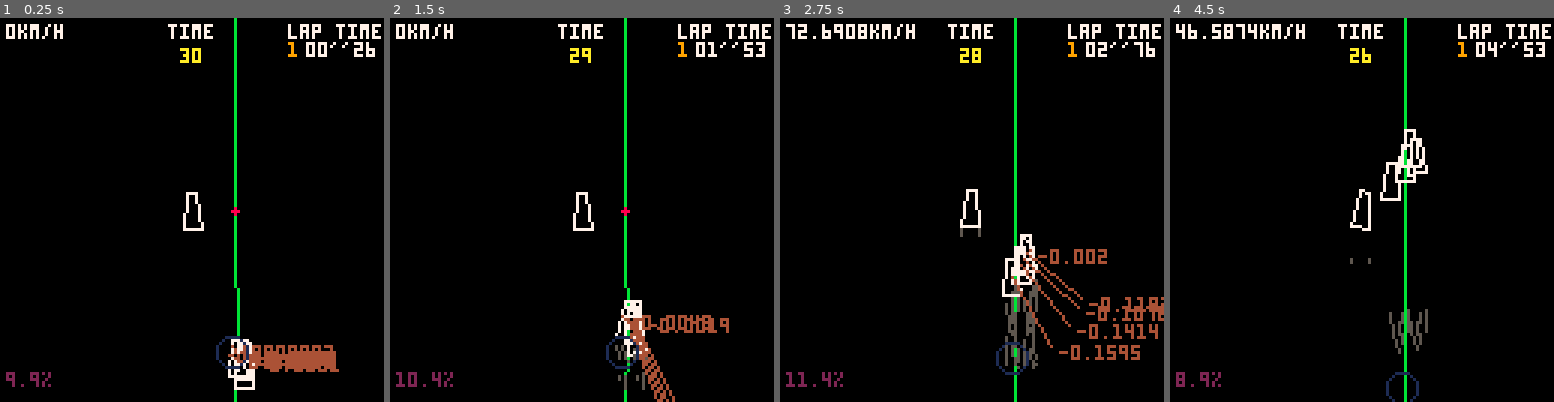
Above: before the commit, frames 1-4 (left to right).
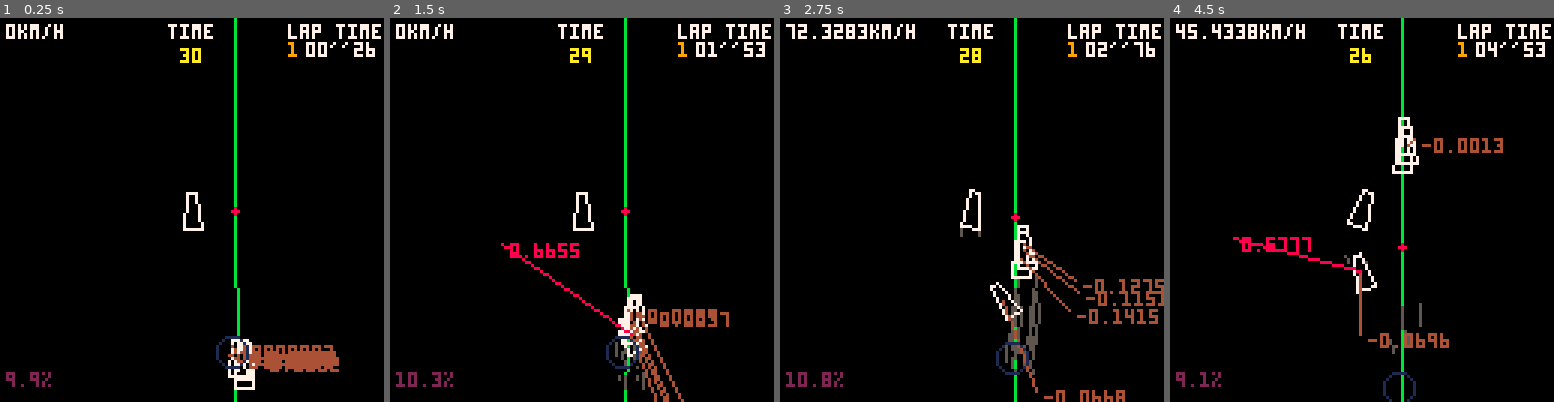
Above: after the commit, the same moments.

Repository: freds72/virtua-on
Game: PICO-8 cartridge carts/physics.p8
Same seed, same stepped clock (60 frames per second), same inputs: the game is played once before the commit and once after it.
Inputs:
- Up to frame 1 (0.25 s): no input
- Up to frame 2 (1.5 s): no input
- Up to frame 3 (2.75 s): hold Right 1.6-2.1 s; hold Up 2.15-2.42 s; hold Right from 2.47 s (still down)
- Up to frame 4 (4.5 s): release Right at 3.03 s; hold Left 3.08-3.58 s; hold Right from 4.02 s (still down)

The runs differ from the first frame. In frame 1, less than 0.1% of the frame differs, in the area x 86-89%, y 88-92%; in frame 2, 2.4%; in frame 3, 5.1%, in the area x 4-100%, y 1-100%; in frame 4, 4.8%.

Commit message:
minor changes to tracks

Diff:
--- a/carts/physics.p8
+++ b/carts/physics.p8
@@ -623,7 +623,7 @@
 
 			-- apply some damping
 			angularv*=0.86
-			v_scale(velocity,0.97)
+			v_scale(velocity,lerp(0.97,0.8,min(sliding_t,30)/30))
 			-- some friction
 			-- v_add(velocity,velocity,-0.02*v_dot(velocity,velocity))
 		end,
@@ -674,7 +674,7 @@
 
 			v_scale(fwd,rpm*sr)
 
-			self:apply_force_and_torque(fwd,-steering_angle*lerp(0,0.1,rpm/max_rpm))
+			self:apply_force_and_torque(fwd,-steering_angle*lerp(0,0.25,rpm/max_rpm))
 
 			-- rear wheels sliding?
 			if not full_slide and rps>10 and effective_rps/rps<0.8 then
Not shown, changed: models/acropolis_genesis.blend
Not shown, changed: models/big_forest_genesis.blend
